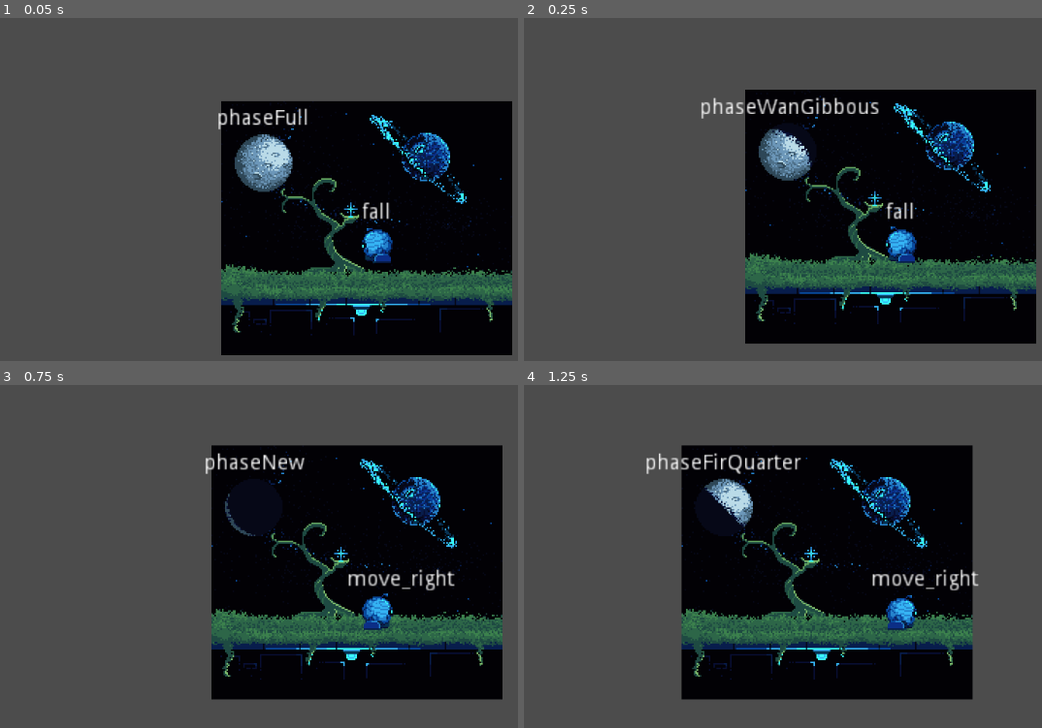
Above: before the commit, frames 1-4 (two rows, left to right).
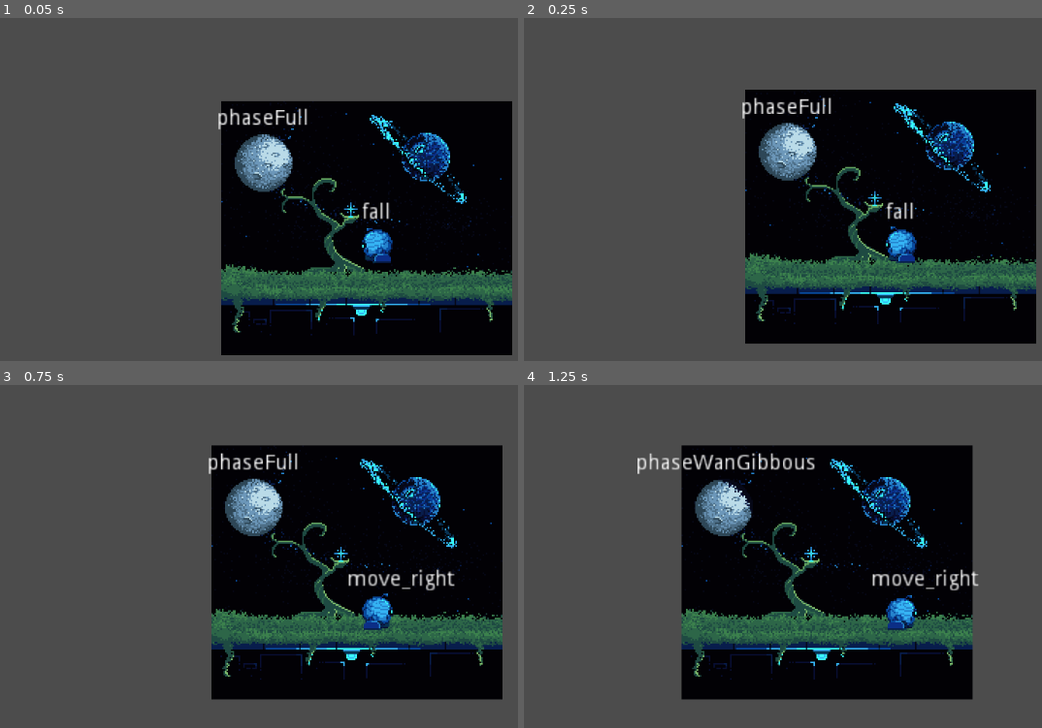
Above: after the commit, the same moments.

Repository: GeekzGamingz/Myunjoule
Game: Godot game, scene res://source/Levels/Level_Debug.tscn
Same seed, same stepped clock (60 frames per second), same inputs: the game is played once before the commit and once after it.
Inputs:
- Up to frame 1 (0.05 s): no input
- Up to frame 2 (0.25 s): no input
- Up to frame 3 (0.75 s): hold D (move_right) from 0.53 s (still down); tap E (activate) at 0.6 s
- Up to frame 4 (1.25 s): keep holding D (move_right)

Frame 1 is identical in both runs. In frame 2, 1.2% of the frame differs, in the area x 34-69%, y 23-44%; in frame 3, 2.0%, in the area x 39-59%, y 19-45%; in frame 4, 1.9%.

Commit message:
Mewn Tweaks

Diff:
--- a/source/Objects/Moon/Moon.tscn
+++ b/source/Objects/Moon/Moon.tscn
@@ -7,25 +7,11 @@
 [sub_resource type="CircleShape2D" id=3]
 radius = 20.025
 
-[sub_resource type="Animation" id=1]
-length = 0.001
-tracks/0/type = "value"
-tracks/0/path = NodePath("../MoonSprite:frame")
-tracks/0/interp = 1
-tracks/0/loop_wrap = true
-tracks/0/imported = false
-tracks/0/enabled = true
-tracks/0/keys = {
-"times": PoolRealArray( 0 ),
-"transitions": PoolRealArray( 1 ),
-"update": 0,
-"values": [ 0 ]
-}
-
 [sub_resource type="Animation" id=2]
 resource_name = "idle"
-length = 1.6
+length = 15.0
 loop = true
+step = 1.0
 tracks/0/type = "value"
 tracks/0/path = NodePath("../MoonSprite:texture")
 tracks/0/interp = 1
@@ -57,10 +43,10 @@
 tracks/2/imported = false
 tracks/2/enabled = true
 tracks/2/keys = {
-"times": PoolRealArray( 0, 0.1, 0.2, 0.3, 0.4, 0.5, 0.6, 0.7, 0.8, 0.9, 1, 1.1, 1.2, 1.3, 1.4, 1.5 ),
-"transitions": PoolRealArray( 1, 1, 1, 1, 1, 1, 1, 1, 1, 1, 1, 1, 1, 1, 1, 1 ),
+"times": PoolRealArray( 0, 1, 2, 3, 4, 5, 6, 7, 8, 9, 10, 11, 12, 13, 14 ),
+"transitions": PoolRealArray( 1, 1, 1, 1, 1, 1, 1, 1, 1, 1, 1, 1, 1, 1, 1 ),
 "update": 1,
-"values": [ 0, 1, 2, 3, 4, 5, 6, 7, 8, 9, 10, 11, 12, 13, 14, 15 ]
+"values": [ 0, 1, 2, 3, 4, 5, 6, 7, 8, 9, 11, 12, 13, 14, 15 ]
 }
 
 [sub_resource type="AnimationNodeStateMachine" id=4]
@@ -76,15 +62,16 @@
 [node name="MoonSprite" type="Sprite" parent="."]
 texture = ExtResource( 1 )
 hframes = 16
+frame = 2
 
 [node name="CollisionShape2D" type="CollisionShape2D" parent="."]
+visible = false
 shape = SubResource( 3 )
 
 [node name="AnimationPlayers" type="Node2D" parent="."]
 
 [node name="SpritePlayer" type="AnimationPlayer" parent="AnimationPlayers"]
 autoplay = "idle"
-anims/RESET = SubResource( 1 )
 anims/idle = SubResource( 2 )
 
 [node name="EffectsPlayer" type="AnimationPlayer" parent="AnimationPlayers"]
Not shown: 1 places in source/Objects/Moon/Moon.tscn that only renumber resources
